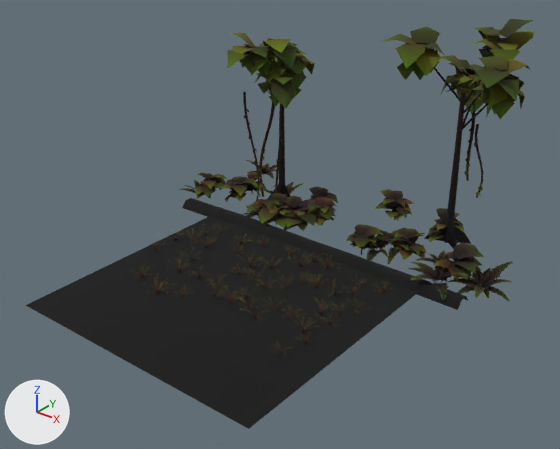
An edit to the glTF model assets/models/vegetation/patches/patch_paddy_edge.glb, drawn before and after from the same camera.
The view is the same before and after, from a 50 mm camera at (18.1, -22.8, 16.0) aimed at (0.4, -0.7, 2.3). The axes (+X, +Y, +Z) are drawn at lower left. The lights are the same throughout. The first picture is the older version. Vertices at exactly the same position are counted once.

The older version as bpy lines, for what is in view:
```python
me_patch_paddy_edge = bpy.data.meshes.new('patch_paddy_edge')
me_patch_paddy_edge.from_pydata(...)  # 13207 vertices, 11564 faces; spans x -8.6..8.8, y -8.8..9.9, z -0.2..9.8
me_patch_paddy_edge.materials.append(mat_jungle_atlas)
# before: 36 (7.5, 1.4, 0.0) at pixel (457, 310), 37 (7.5, 1.7, 0.3) at pixel (461, 300), 38 (7.5, 2.0, 0.3) at pixel (466, 296), 39 (7.5, 2.3, 0.0) at pixel (468, 300)
ob_patch_paddy_edge = bpy.data.objects.new('patch_paddy_edge', me_patch_paddy_edge)
ob_patch_paddy_edge.location = (0.0, 0.0, 0.0)
```
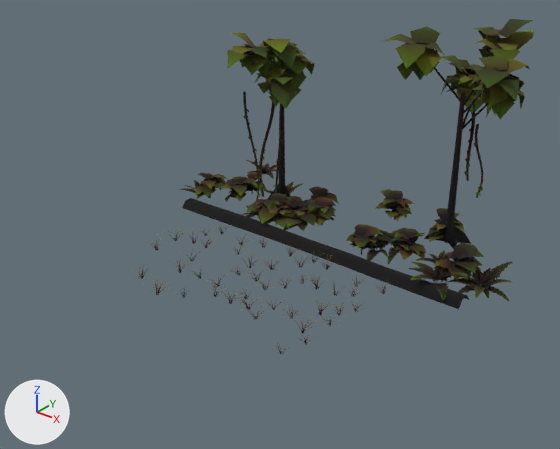
Boxes (x1, y1, x2, y2) around the edits, measured in the pictures (560 x 449 px; the box of a moved part takes in the faces that stretch with it):
'patch_paddy_edge', reshaped
    before: (26, 19, 534, 429)
    after: (136, 19, 534, 354)
part 1 of me_patch_paddy_edge, deleted
    before: (26, 216, 431, 429)
part 2 of me_patch_paddy_edge, moved or reshaped
    before: (416, 280, 468, 310)
    after: (416, 280, 469, 309)

The edits, one by one:
me_patch_paddy_edge is used by ob_patch_paddy_edge; location (0.0, 0.0, 0.0).
Verts and faces of me_patch_paddy_edge; kept vertices keep their numbers, new ones are numbered from 13207.
me_patch_paddy_edge had 13207 vertices, 11564 faces and spanned x -8.6..8.8, y -8.8..9.9, z -0.2..9.8.
me_patch_paddy_edge now has 13203 vertices, 11562 faces and spans x -8.6..8.8, y -5.6..9.9, z -0.2..9.8.
me_patch_paddy_edge part 1: the loose piece of 4 vertices spanning x -5.7..5.7, y -8.8..2.6, z 0.1 is deleted.
Part 2, on me_patch_paddy_edge:
Vertices 36, 38, 39 move by (0.0, 0.1, 0.0).
Vertex 37 moves to (7.5, 1.7, 0.3), pixel (462, 299).
